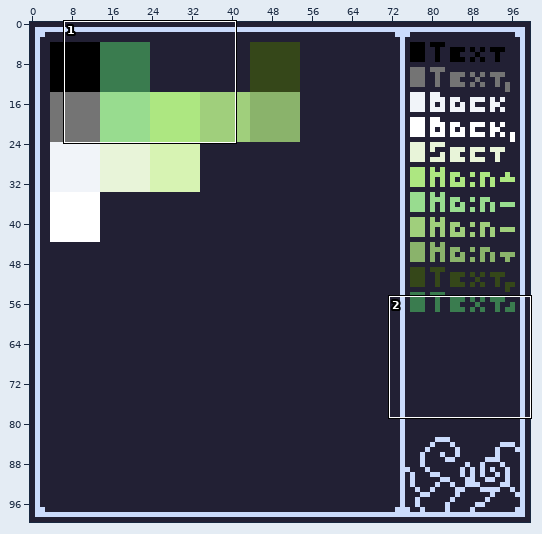
Pixel-art file -- RawFiles/Paleta.ase. Above, an overview of the earlier version with the close-up marked.
Close-up. Earlier state:
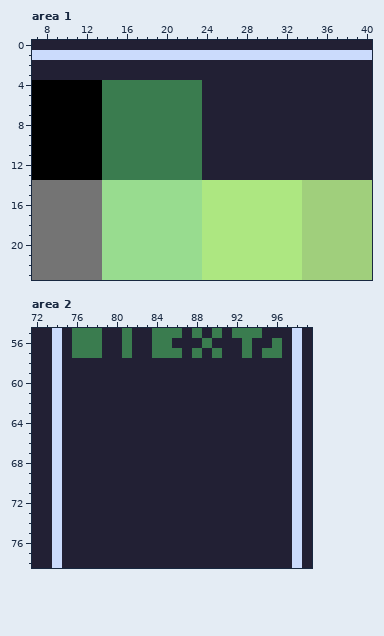
100x100 pixels, 1 frame. Shown: area 1: x 7..40, y 0..23; area 2: x 72..99, y 55..78.
The same view after the edit:
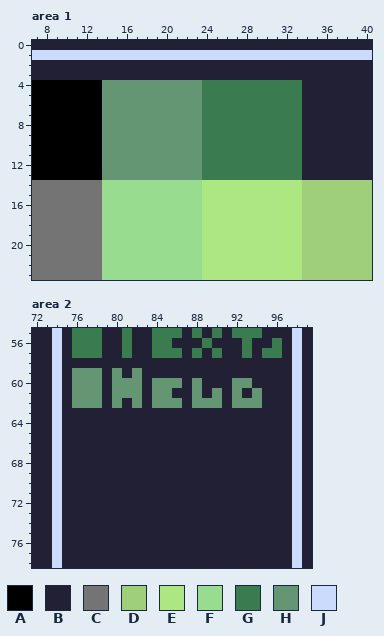
Palette (. is transparent): A #000000  B #222034  C #747474  D #a0cf7c  E #ade781  F #98dc8f  G #3a7c4f  H #649674  J #cbdbfc
The exact change:
--- area 1, layer "All"
@@ x 7..40 @@
  3 BBBBBBBBBBBBBBBBBBBBBBBBBBBBBBBBBB
- 4 AAAAAAAGGGGGGGGGGBBBBBBBBBBBBBBBBB
- 5 AAAAAAAGGGGGGGGGGBBBBBBBBBBBBBBBBB
- 6 AAAAAAAGGGGGGGGGGBBBBBBBBBBBBBBBBB
- 7 AAAAAAAGGGGGGGGGGBBBBBBBBBBBBBBBBB
- 8 AAAAAAAGGGGGGGGGGBBBBBBBBBBBBBBBBB
- 9 AAAAAAAGGGGGGGGGGBBBBBBBBBBBBBBBBB
-10 AAAAAAAGGGGGGGGGGBBBBBBBBBBBBBBBBB
-11 AAAAAAAGGGGGGGGGGBBBBBBBBBBBBBBBBB
-12 AAAAAAAGGGGGGGGGGBBBBBBBBBBBBBBBBB
-13 AAAAAAAGGGGGGGGGGBBBBBBBBBBBBBBBBB
+ 4 AAAAAAAHHHHHHHHHHGGGGGGGGGGBBBBBBB
+ 5 AAAAAAAHHHHHHHHHHGGGGGGGGGGBBBBBBB
+ 6 AAAAAAAHHHHHHHHHHGGGGGGGGGGBBBBBBB
+ 7 AAAAAAAHHHHHHHHHHGGGGGGGGGGBBBBBBB
+ 8 AAAAAAAHHHHHHHHHHGGGGGGGGGGBBBBBBB
+ 9 AAAAAAAHHHHHHHHHHGGGGGGGGGGBBBBBBB
+10 AAAAAAAHHHHHHHHHHGGGGGGGGGGBBBBBBB
+11 AAAAAAAHHHHHHHHHHGGGGGGGGGGBBBBBBB
+12 AAAAAAAHHHHHHHHHHGGGGGGGGGGBBBBBBB
+13 AAAAAAAHHHHHHHHHHGGGGGGGGGGBBBBBBB
 14 CCCCCCCFFFFFFFFFFEEEEEEEEEEDDDDDDD
--- area 2, layer "All"
@@ x 72..99 @@
 58 BBJBBBBBBBBBBBBBBBBBBBBBBBJB
-59 BBJBBBBBBBBBBBBBBBBBBBBBBBJB
-60 BBJBBBBBBBBBBBBBBBBBBBBBBBJB
-61 BBJBBBBBBBBBBBBBBBBBBBBBBBJB
-62 BBJBBBBBBBBBBBBBBBBBBBBBBBJB
+59 BBJBHHHBHBHBBBBBBBBBBBBBBBJB
+60 BBJBHHHBHHHBHHHBHBBBHHBBBBJB
+61 BBJBHHHBHHHBHHBBHBHBHBHBBBJB
+62 BBJBHHHBHBHBHHHBHHHBHHHBBBJB
 63 BBJBBBBBBBBBBBBBBBBBBBBBBBJB
Changed places in both close-ups, as pixel boxes (x1, y1, x2, y2):
changed: (102, 80, 302, 180)
changed: (72, 368, 262, 408)
